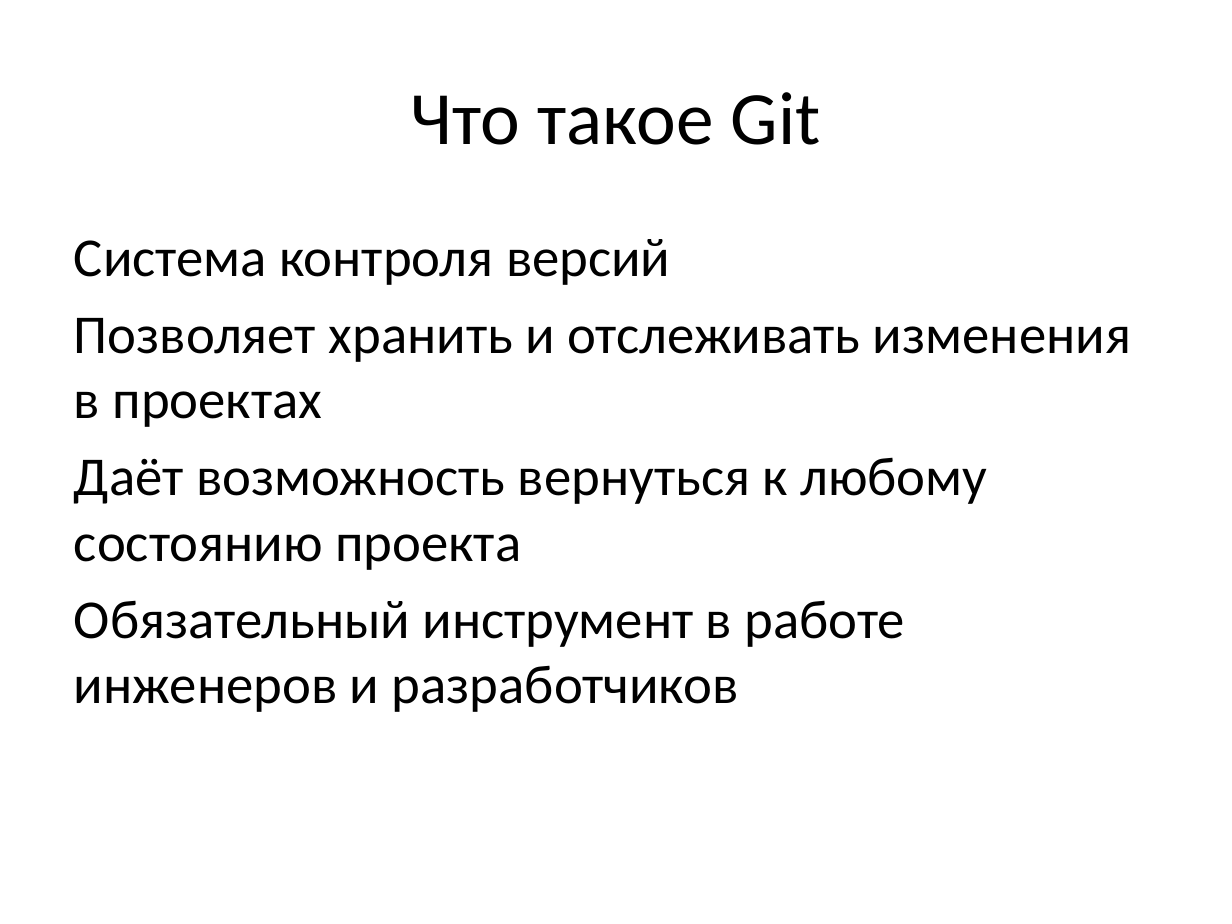
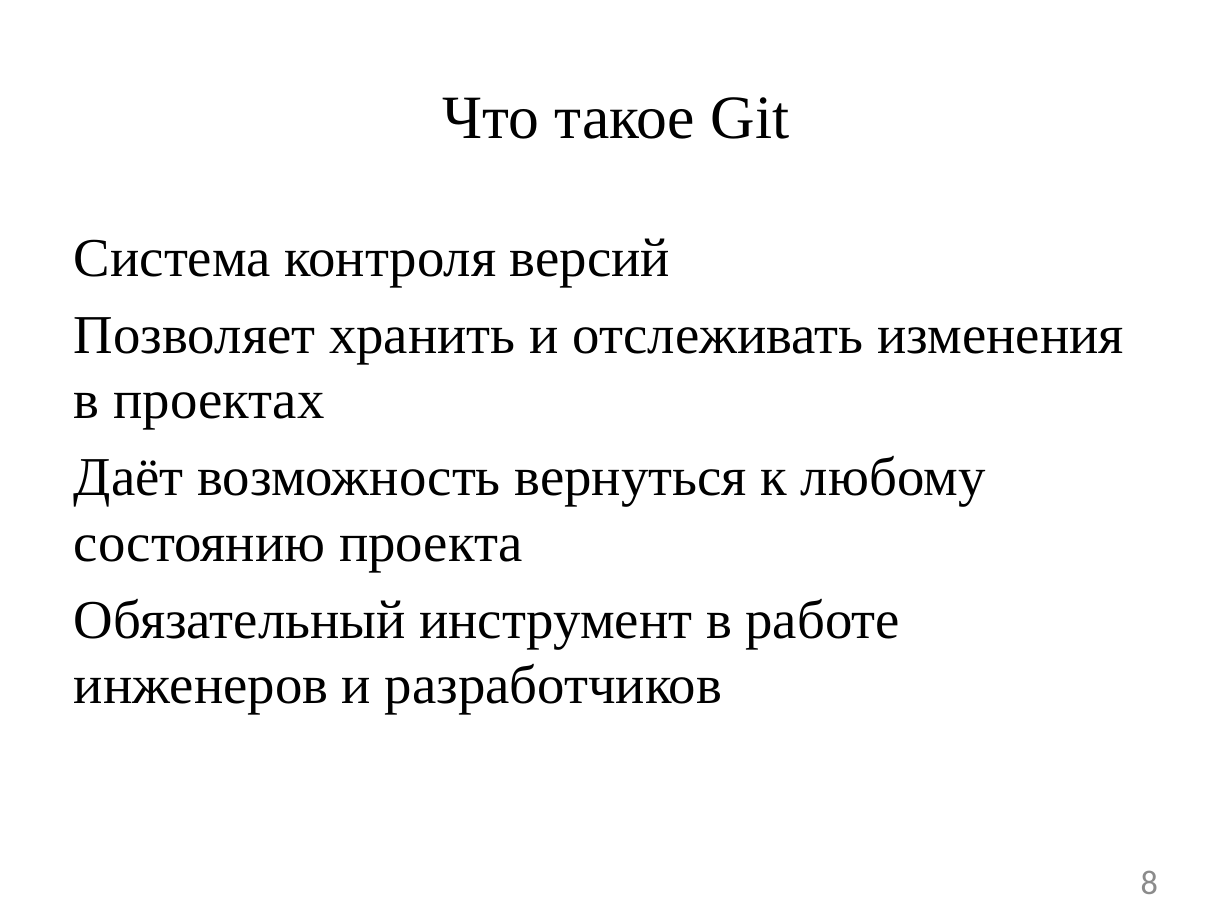
Before and after one commit to DaniilTropin11/IT-Support-Labs, a slide deck: slide 8 of lectures/Первая_лекция_GitHub_Classroom.pptx (slide 4 before the commit). Drawn at 1232x924 pixels with LibreOffice and Linux fonts; fonts in the diff are those of the drawing. Boxes give left, top, right and bottom in pixels: in the first picture for what was removed or moved away, otherwise in the second. Text is boxed around its words. In the diff, an @@ line names an element or a change of style, - is before the commit and + after.

```diff
--- a/lectures/Первая_лекция_GitHub_Classroom.pptx
+++ b/lectures/Первая_лекция_GitHub_Classroom.pptx
@@ title "Что такое Git" at box(442, 97, 790, 139): size 44 to 36 pt, font Calibri to Times New Roman @@
@@ text "Система контроля версий" at box(74, 238, 1123, 714): font Calibri to Times New Roman @@
@@ page number added at box(1141, 870, 1158, 894), 20 pt, text #8C8C8C @@
+8
```
Also in this commit, not shown: 6 other slides changed, 5 slides added, 4 slides removed.
